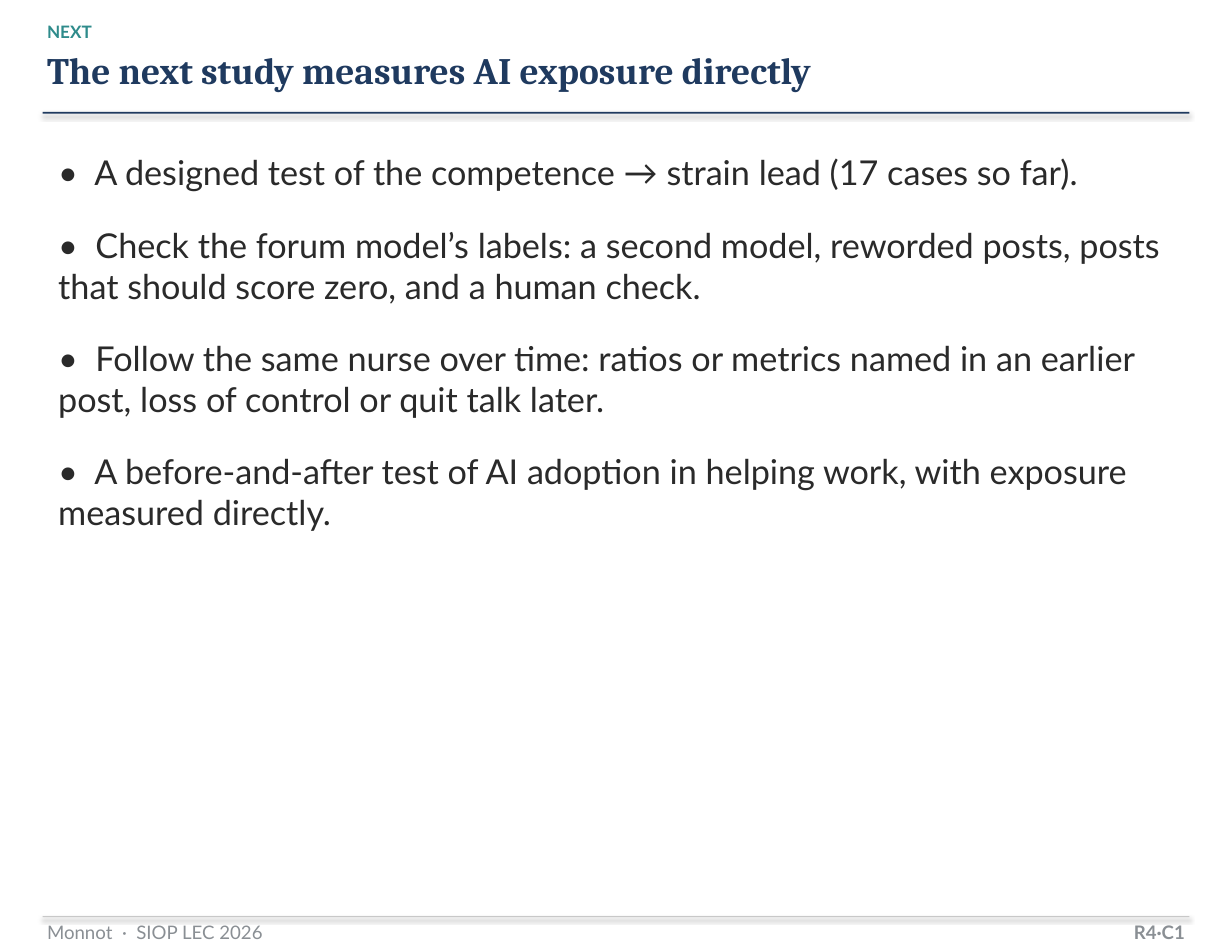
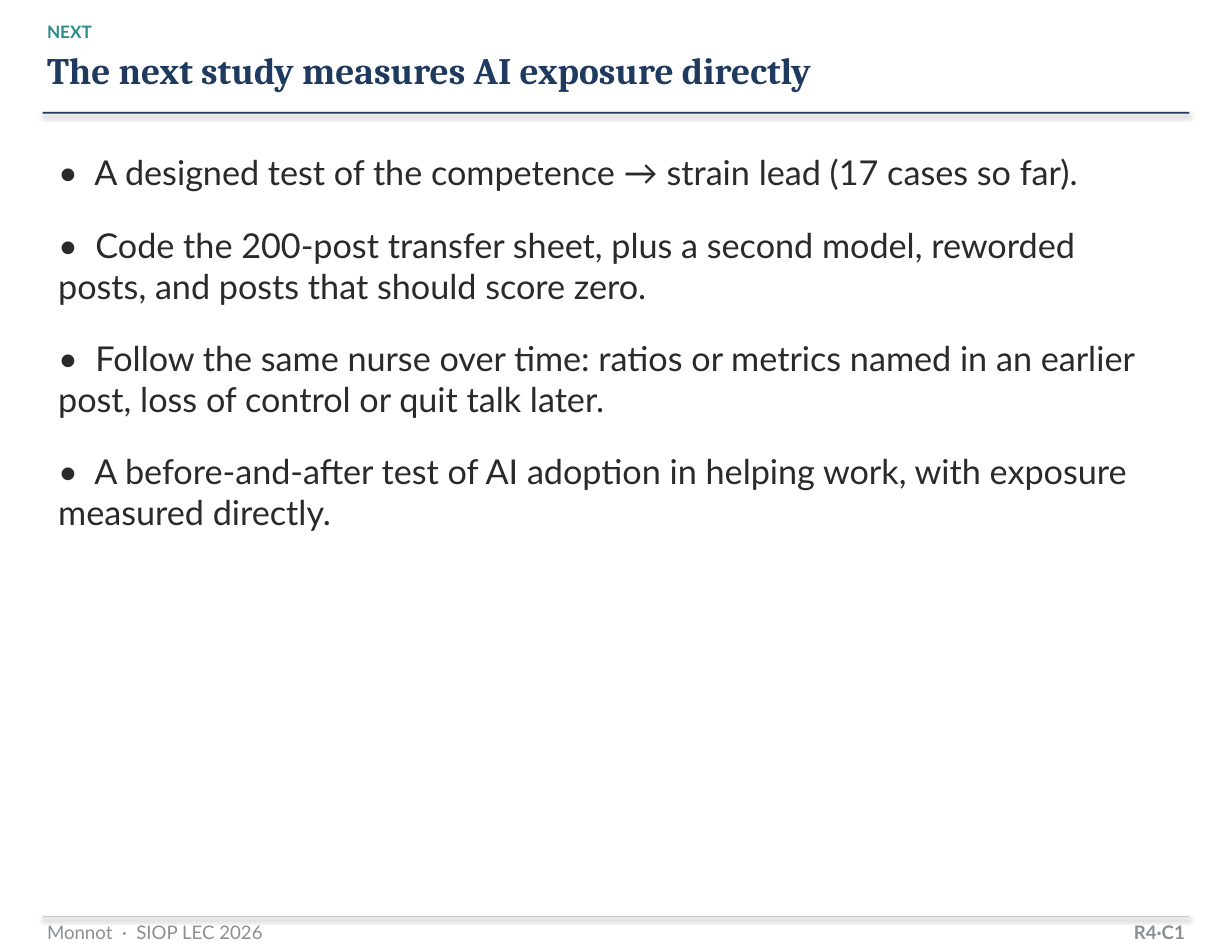
Before and after one commit to mjmonnot/mjmonnot.github.io, a slide deck: slide 13 of lec-2026/assets/Monnot_Poster_v5.pptx. Drawn at 1232x952 pixels with LibreOffice and Linux fonts; fonts in the diff are those of the drawing. Boxes give left, top, right and bottom in pixels: in the first picture for what was removed or moved away, otherwise in the second. Text is boxed around its words. In the diff, an @@ line names an element or a change of style, - is before the commit and + after.

Commit message:
lec-2026: deduplicated forum counts (7,695 posts, 5,429 events), regenerated trend data and Study 2 figures, deck rebuilt

```diff
--- a/lec-2026/assets/Monnot_Poster_v5.pptx
+++ b/lec-2026/assets/Monnot_Poster_v5.pptx
@@ text at box(58, 232, 1075, 305): text changed @@
-• Check the forum model’s labels: a second model, reworded posts, posts that should score zero, and a human check.
+• Code the 200-post transfer sheet, plus a second model, reworded posts, and posts that should score zero.
```
Also in this commit, not shown: 4 other slides changed, 8 other files.
